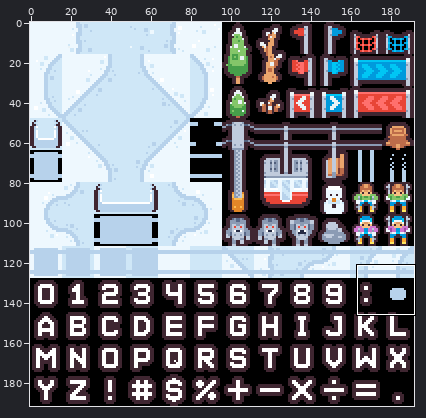
One commit to this sprite sheet: tilemap.png. Above: a wide view before the commit, with the close-up outlined.
Close-up. The starting point:
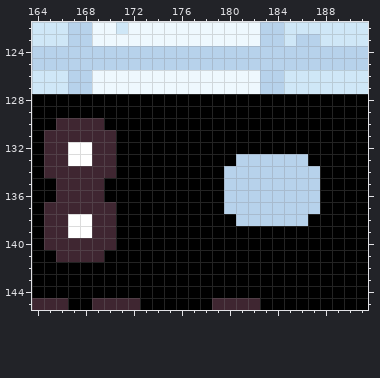
The file is 192x192 pixels. Shown: x 164..191, y 122..145.
After the commit:
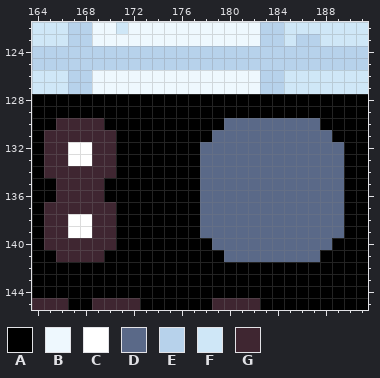
Palette (. is transparent): A #000000  B #eef8fe  C #ffffff  D #5a6988  E #b7d2eb  F #cfe7f7  G #3f2631
Edits made:
y 130: x 180..187 AAAAAAAA -> DDDDDDDD
y 131: x 179..188 AAAAAAAAAA -> DDDDDDDDDD
y 132: x 178..189 AAAAAAAAAAAA -> DDDDDDDDDDDD
y 133: x 178..189 AAAEEEEEEAAA -> DDDDDDDDDDDD
y 134..137: x 178..189 AAEEEEEEEEAA -> DDDDDDDDDDDD
y 138: x 178..189 AAAEEEEEEAAA -> DDDDDDDDDDDD
y 139: x 178..189 AAAAAAAAAAAA -> DDDDDDDDDDDD
y 140: x 179..188 AAAAAAAAAA -> DDDDDDDDDD
y 141: x 180..187 AAAAAAAA -> DDDDDDDD
